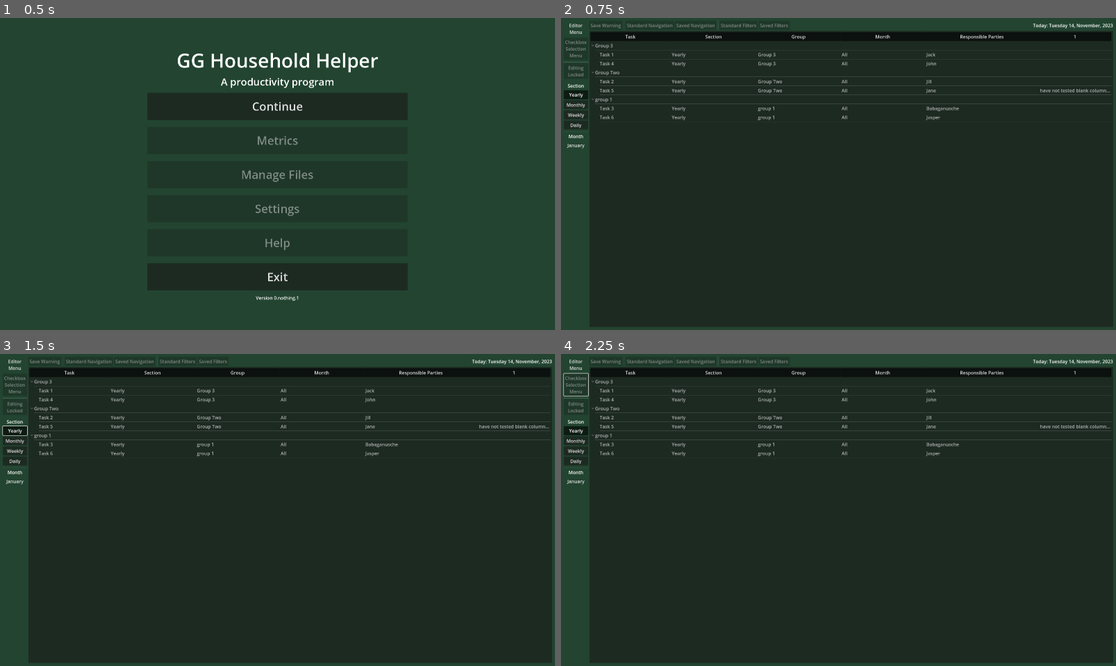
Above: before the commit, frames 1-4 (two rows, left to right).
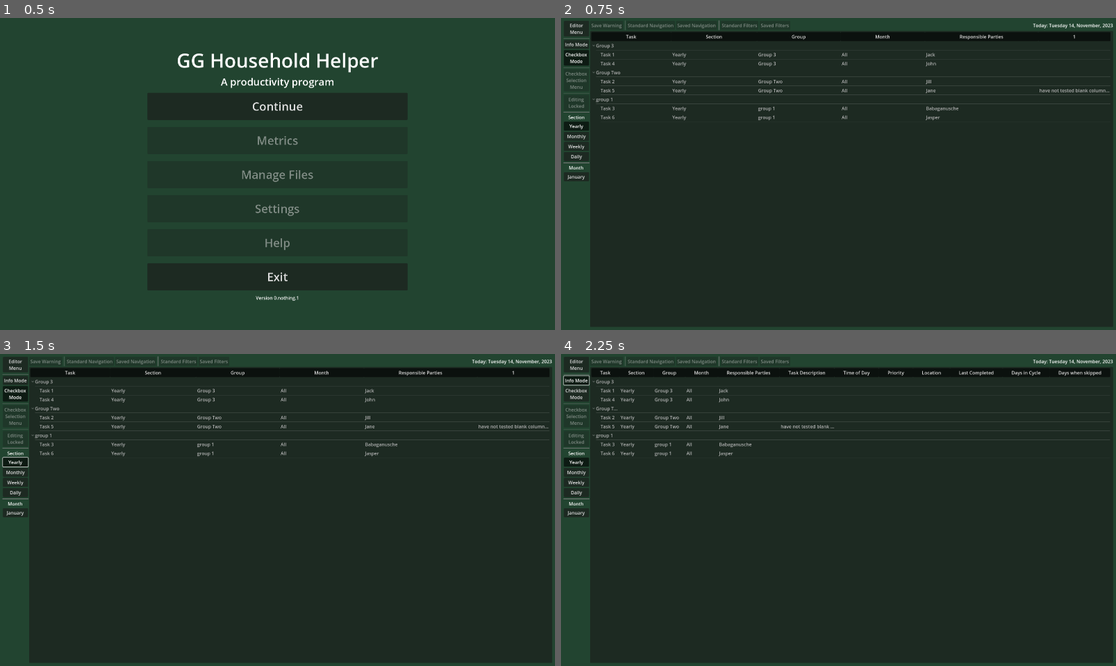
Above: after the commit, the same moments.

Repository: Phoenix-Greenleaf/GG-Household-Helper
Game: Godot game, scene res://scenes/screens/main_menu.tscn
Same seed, same stepped clock (60 frames per second), same inputs: the game is played once before the commit and once after it.
Inputs (mouse positions are in pixels of both pictures, inside the frame that each line leads up to):
- Up to frame 1 (0.5 s): no input
- Up to frame 2 (0.75 s): click "Continue" at 0.5 s
- Up to frame 3 (1.5 s): click "Yearly" at 1.25 s
- Up to frame 4 (2.25 s): click (577, 378) at 2 s, where only the run after the commit has a clickable "Info Mode"

Frame 1 is identical in both runs. In frame 2, 2.4% of the frame differs, in the area x 0-100%, y 0-99%; in frame 3, 2.5%; in frame 4, 3.4%.

Commit message:
Editor mode toggle buttons added
The toggle seems to be working. Added the -> void: to most of the functions.  New weird bug: when going from checkbox to info mode, on the same section, the tree title bar expand. It returns to normal on mouse over.

Diff:
--- a/data/data_global.gd
+++ b/data/data_global.gd
@@ -47,57 +47,3 @@
 	HIGH_PRIORITY,
 	MAX_PRIORITY_OVERRIDE,
 }
-
-
-
-
-
-
-# Test Data
-#
-#
-#var column_header: Array = [
-#	"Task",
-#	"Section",
-#	"Group",
-#	"Task Description",
-#	"Responsible Parties",
-#	"Time of Day",
-#	"Priority",
-#	"Location",
-#	"Days in Cycle",
-#	"Last Completed",
-#	"Days when skipping?",
-#]
-#
-#var task_one: Array = [
-#	"Task 1",
-#	"Yearly",
-#	"Group 1",
-#]
-#
-#var task_two: Array = [
-#	"Task 2",
-#	"Weekly",
-#	"Group 2",
-#]
-#
-#var task_three: Array = [
-#	"Task 3",
-#	"Weekly",
-#	"Group 3",
-#]
-#
-#var task_four: Array = [
-#	"Task 4",
-#	"Daily",
-#	"Group 3",
-#]
-#
-#
-#var test_data_array: Array = [column_header, task_one, task_two, task_three, task_four]
-#
-#func print_test_array():
-#	print("Test Data Array:")
-#	for row in test_data_array.size():
-#		print(test_data_array[row])
--- a/data/screens/table_tree.gd
+++ b/data/screens/table_tree.gd
@@ -67,10 +67,10 @@
 	create_new_blank_tree()
 
 
-func connect_month_menu():
+func connect_month_menu() -> void:
 	month_menu_popup.connect("id_pressed", month_menu_button_actions)
 
-func month_menu_button_actions(id: int):
+func month_menu_button_actions(id: int) -> void:
 	match id:
 		1:
 			month_menu_switch(1, "January")
@@ -100,7 +100,7 @@
 	switch_sections("Daily")
 
 
-func month_menu_switch(passed_id: int, month_text: String):
+func month_menu_switch(passed_id: int, month_text: String) -> void:
 			month_menu_button.text = month_text
 			month_menu_popup.set_item_disabled(passed_id, true)
 			current_toggled_month =  month_text
@@ -109,7 +109,7 @@
 
 
 
-func create_new_blank_tree(): #initializes on yearly, could be a setting
+func create_new_blank_tree() -> void: #initializes on yearly, could be a setting
 	number_of_rows = default_data.size()
 	prints("Number of rows:", number_of_rows)
 	dumb_to_smart_array(default_data)
@@ -117,14 +117,14 @@
 	new_assign_by_group("Yearly")
 
 
-func switch_sections(new_section: String):
+func switch_sections(new_section: String) -> void:
 	clear_current_tree()
 	set_table_headers()
 	new_assign_by_group(new_section)
 
 
 
-func new_assign_by_group(section_to_assign: String):
+func new_assign_by_group(section_to_assign: String) -> void:
 	var root_node: TreeItem = create_item()
 	var tree_groups: Dictionary = {}
 	match section_to_assign:
@@ -148,13 +148,13 @@
 			print("Assignment Error: No Section Match")
 
 
-func create_group_roots(current_groups_section: Array, current_tree_groups: Dictionary, current_root: TreeItem):
+func create_group_roots(current_groups_section: Array, current_tree_groups: Dictionary, current_root: TreeItem) -> void:
 	for current_root_group in current_groups_section:
 		current_tree_groups[current_root_group] = current_root.create_child()
 		current_tree_groups[current_root_group].set_text(0, current_root_group)
 
 
-func create_tree_items(current_section: Array, current_tree_groups: Dictionary):
+func create_tree_items(current_section: Array, current_tree_groups: Dictionary) -> void:
 	for row_loop in current_section.size():
 		var current_assignment_group = current_section[row_loop][GROUP_COLUMN]
 		var child: TreeItem = current_tree_groups[current_assignment_group].create_child()
@@ -179,10 +179,10 @@
 		if current_section[row_loop][MONTH_COLUMN] != current_toggled_month:
 			if current_section[row_loop][MONTH_COLUMN] != "All":
 				child.visible = false
-				prints("Hiding items from month:", current_section[row_loop][MONTH_COLUMN])
-
-
-func remove_unused_checkboxes(number_to_remove: int):
+#				prints("Hiding items from month:", current_section[row_loop][MONTH_COLUMN])
+
+
+func remove_unused_checkboxes(number_to_remove: int) -> void:
 	if current_toggled_mode == editor_modes["Info"]:
 		columns -= 31
 	else:
@@ -207,7 +207,7 @@
 
 
 
-func get_all_tree_items(target: TreeItem = get_root(), level: int = 1):
+func get_all_tree_items(target: TreeItem = get_root(), level: int = 1) -> void:
 
 	var child = target.get_children()
 	var address_number = 0
@@ -240,7 +240,7 @@
 				adjusted_column = current_column - info_offset
 				set_column_title(adjusted_column, header_string)
 				current_column += 1
-				prints("Printed column title - offset:", current_column, info_offset)
+#				prints("Printed column title - offset:", current_column, info_offset)
 
 		elif current_toggled_mode == editor_modes["Info"]:
 			set_column_title(current_column, header_string)
@@ -253,14 +253,14 @@
 	clear()
 
 
-func print_human_tree_address():
+func print_human_tree_address() -> void:
 	var human_tree_address: Array = []
 	for computer_address in tree_address:
 		human_tree_address.append(computer_address.get_text(0))
 	prints("Magic array:", human_tree_address)
 
 
-func dumb_to_smart_array(target: Array):
+func dumb_to_smart_array(target: Array) -> void:
 	column_header = target[0] #headers isolated
 
 	for task_row in target.size():
@@ -287,8 +287,15 @@
 				print("You didn't say the magic word")
 
 
-func smart_to_dumb_array():
+func smart_to_dumb_array() -> void:
 	pass
+
+
+func section_enum_to_string() -> String:
+	var section_enum: int = current_toggled_section
+	var section_keys: Array = DataGlobal.Section.keys()
+	var current_section_key: String = section_keys[section_enum]
+	return current_section_key.capitalize()
 
 
 ##signal town
@@ -348,3 +355,23 @@
 			prints("Daily Section Toggled")
 		else:
 			prints("ALREADY TOGGLED")
+
+
+func _on_checkbox_mode_button_toggled(button_pressed: bool) -> void:
+	if (button_pressed):
+		if current_toggled_mode != editor_modes["Checkbox"]:
+			current_toggled_mode = editor_modes["Checkbox"]
+			switch_sections(section_enum_to_string())
+			prints("Checkbox Mode toggled")
+		else:
+			prints("ALREADY TOGGLED")
+
+
+func _on_info_mode_button_toggled(button_pressed: bool) -> void:
+	if (button_pressed):
+		if current_toggled_mode != editor_modes["Info"]:
+			current_toggled_mode = editor_modes["Info"]
+			switch_sections(section_enum_to_string())
+			prints("Info Mode toggled")
+		else:
+			prints("ALREADY TOGGLED")
--- a/scenes/screens/editor.tscn
+++ b/scenes/screens/editor.tscn
@@ -1,7 +1,8 @@
-[gd_scene load_steps=4 format=3 uid="uid://dcunatisg8ibr"]
+[gd_scene load_steps=5 format=3 uid="uid://dcunatisg8ibr"]
 
 [ext_resource type="Script" path="res://scripts/screens/editor.gd" id="1_4kg36"]
 [ext_resource type="Script" path="res://data/screens/table_tree.gd" id="2_445hx"]
+[ext_resource type="ButtonGroup" uid="uid://dstnxfnckpqs0" path="res://scenes/screens/editor_mode_button_group.tres" id="2_ludcj"]
 [ext_resource type="ButtonGroup" uid="uid://tci5j17kmt8l" path="res://scenes/screens/section_button_group.tres" id="2_rjskt"]
 
 [node name="Editor" type="Control"]
@@ -44,6 +45,7 @@
 layout_mode = 2
 text = "Editor
 Menu"
+flat = false
 item_count = 5
 popup/item_0/text = "Save Files"
 popup/item_0/id = 1
@@ -59,6 +61,26 @@
 popup/item_4/text = "Quit"
 popup/item_4/id = 3
 
+[node name="HSeparator4" type="HSeparator" parent="MainMargin/MainHBox/SideMenuVBox"]
+layout_mode = 2
+
+[node name="InfoModeButton" type="Button" parent="MainMargin/MainHBox/SideMenuVBox"]
+layout_mode = 2
+toggle_mode = true
+button_group = ExtResource("2_ludcj")
+text = "Info Mode"
+
+[node name="CheckboxModeButton" type="Button" parent="MainMargin/MainHBox/SideMenuVBox"]
+layout_mode = 2
+toggle_mode = true
+button_pressed = true
+button_group = ExtResource("2_ludcj")
+text = "Checkbox
+Mode"
+
+[node name="HSeparator5" type="HSeparator" parent="MainMargin/MainHBox/SideMenuVBox"]
+layout_mode = 2
+
 [node name="CheckboxSelectionButton" type="Button" parent="MainMargin/MainHBox/SideMenuVBox"]
 layout_mode = 2
 disabled = true
@@ -121,6 +143,7 @@
 [node name="MonthSelectionMenu" type="MenuButton" parent="MainMargin/MainHBox/SideMenuVBox"]
 layout_mode = 2
 text = "January"
+flat = false
 item_count = 13
 popup/item_0/text = ""
 popup/item_0/id = 0
@@ -204,6 +227,8 @@
 hide_root = true
 script = ExtResource("2_445hx")
 
+[connection signal="toggled" from="MainMargin/MainHBox/SideMenuVBox/InfoModeButton" to="MainMargin/MainHBox/NonSideVBox/TableTree" method="_on_info_mode_button_toggled"]
+[connection signal="toggled" from="MainMargin/MainHBox/SideMenuVBox/CheckboxModeButton" to="MainMargin/MainHBox/NonSideVBox/TableTree" method="_on_checkbox_mode_button_toggled"]
 [connection signal="toggled" from="MainMargin/MainHBox/SideMenuVBox/YearlyButton" to="MainMargin/MainHBox/NonSideVBox/TableTree" method="_on_yearly_button_toggled"]
 [connection signal="toggled" from="MainMargin/MainHBox/SideMenuVBox/MonthlyButton" to="MainMargin/MainHBox/NonSideVBox/TableTree" method="_on_monthly_button_toggled"]
 [connection signal="toggled" from="MainMargin/MainHBox/SideMenuVBox/WeeklyButton" to="MainMargin/MainHBox/NonSideVBox/TableTree" method="_on_weekly_button_toggled"]
--- /dev/null
+++ b/scenes/screens/editor_mode_button_group.tres
@@ -0,0 +1,3 @@
+[gd_resource type="ButtonGroup" format=3 uid="uid://dstnxfnckpqs0"]
+
+[resource]
--- a/scripts/screens/editor.gd
+++ b/scripts/screens/editor.gd
@@ -16,7 +16,7 @@
 
 
 
-func set_current_date_label():
+func set_current_date_label() -> void:
 	var current_date: Dictionary = Time.get_date_dict_from_system()
 	var current_weekday: String =  Weekday[current_date["weekday"]] + " "
 	var current_day: String = str(current_date["day"]) + ", "
@@ -25,14 +25,14 @@
 	var current_label:= "Today: " + current_weekday + current_day + current_month + current_year
 	current_date_label.set_text(current_label)
 
-func connect_menu_button_popup():
+func connect_menu_button_popup() -> void:
 	var popup:= menu_button.get_popup()
 	popup.connect("id_pressed", menu_button_actions)
 
-func print_ready():
+func print_ready() -> void:
 	print("========= Editor Scene Ready! =========")
 
-func menu_button_actions(id: int):
+func menu_button_actions(id: int) -> void:
 	match id:
 		0:
 			get_tree().change_scene_to_file("res://scenes/screens/main_menu.tscn")
@@ -42,8 +42,3 @@
 			print("Change Logs Pressed")
 		3:
 			get_tree().quit()
-
-
-
-
-#func
